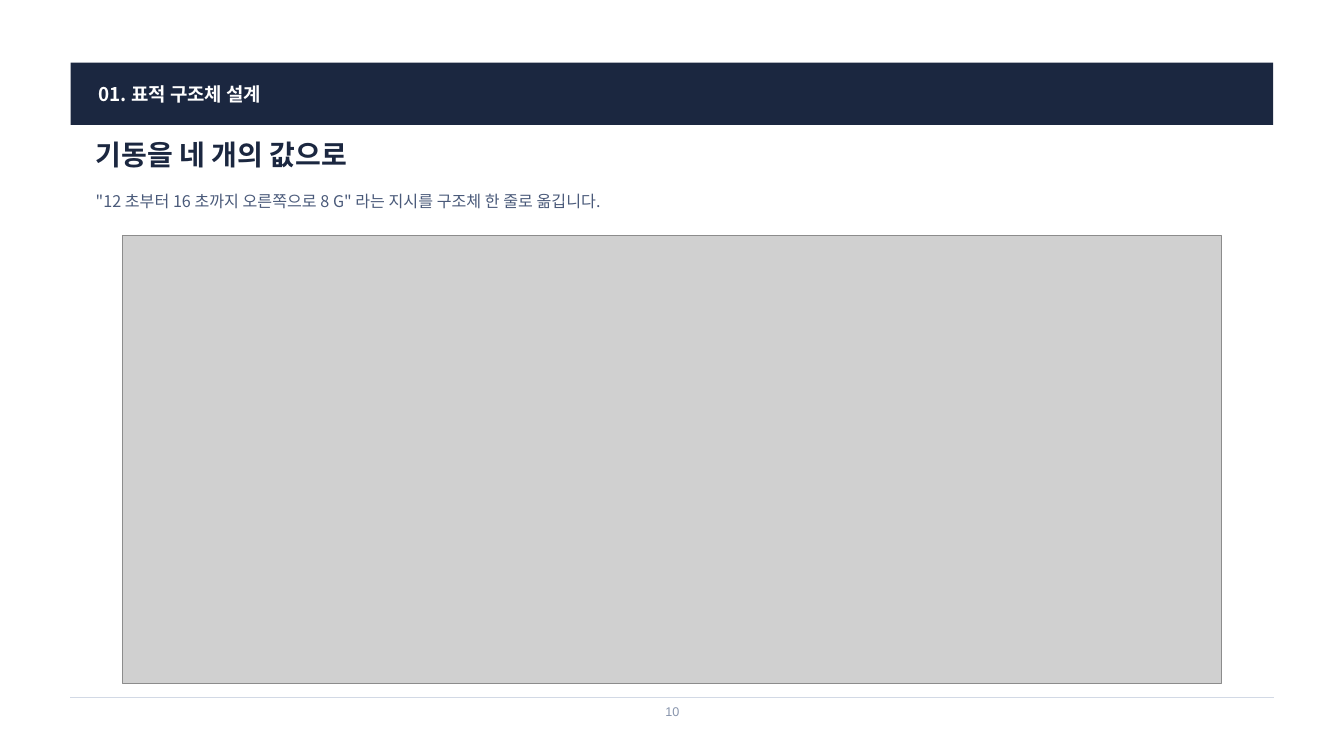
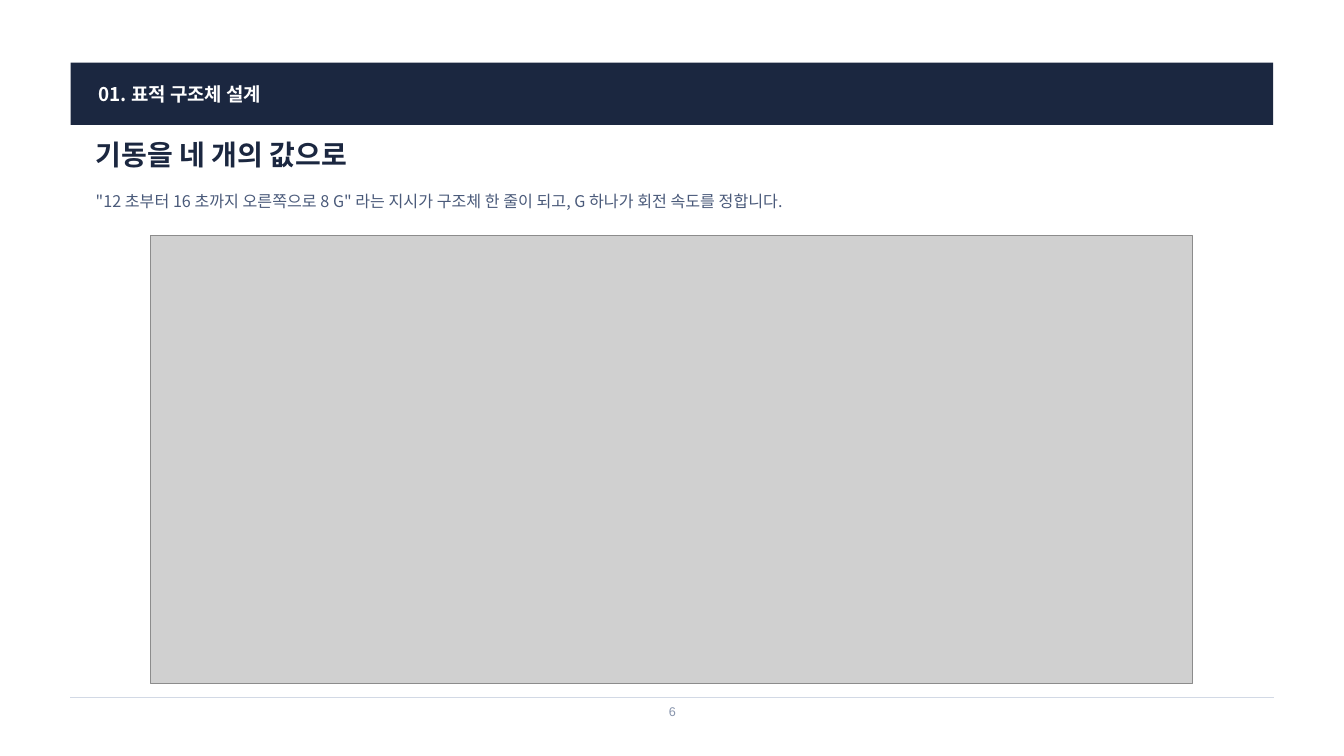
Before and after one commit to harley-hwan/radar-sw-study, a slide deck: slide 6 of Part3_TargetSim/ref/산출물/Chapter3_TargetSim.pptx (slide 10 before the commit). Drawn at 1344x756 pixels with LibreOffice and Linux fonts; fonts in the diff are those of the drawing; grey boxes stand for pictures. Boxes give left, top, right and bottom in pixels: in the first picture for what was removed or moved away, otherwise in the second. Text is boxed around its words. In the diff, an @@ line names an element or a change of style, - is before the commit and + after.

```diff
--- a/Part3_TargetSim/ref/산출물/Chapter3_TargetSim.pptx
+++ b/Part3_TargetSim/ref/산출물/Chapter3_TargetSim.pptx
@@ text at <box>96,193,783,210</box>: text changed @@
-"12 초부터 16 초까지 오른쪽으로 8 G" 라는 지시를 구조체 한 줄로 옮깁니다.
+"12 초부터 16 초까지 오른쪽으로 8 G" 라는 지시가 구조체 한 줄이 되고, G 하나가 회전 속도를 정합니다.
@@ picture: place and size @@
-picture at <box>122,236,1222,684</box>
+picture at <box>150,236,1193,684</box>
@@ text at <box>669,707,676,716</box>: text changed @@
-10
+6
```
Also in this commit, not shown: 18 other slides changed, 15 slides removed, 28 other files.
